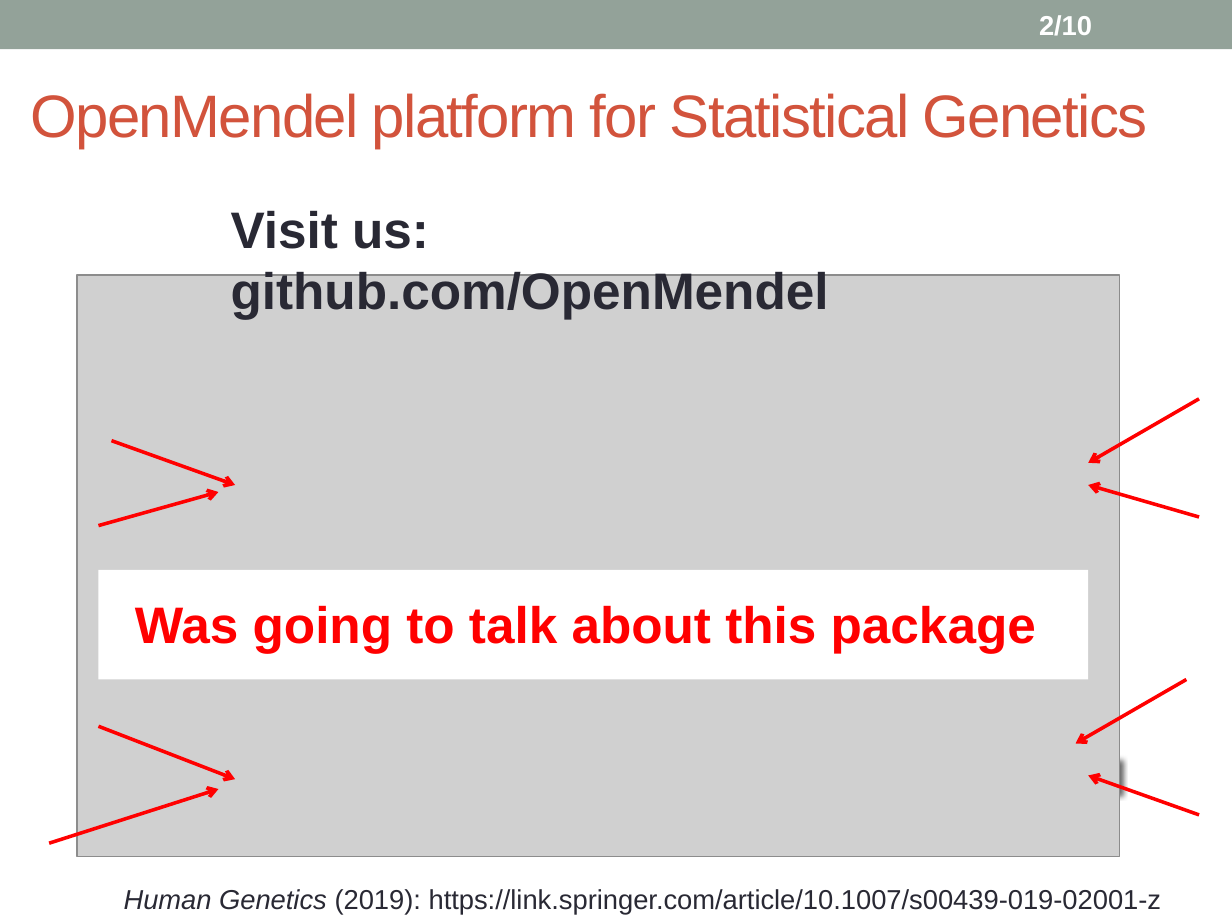
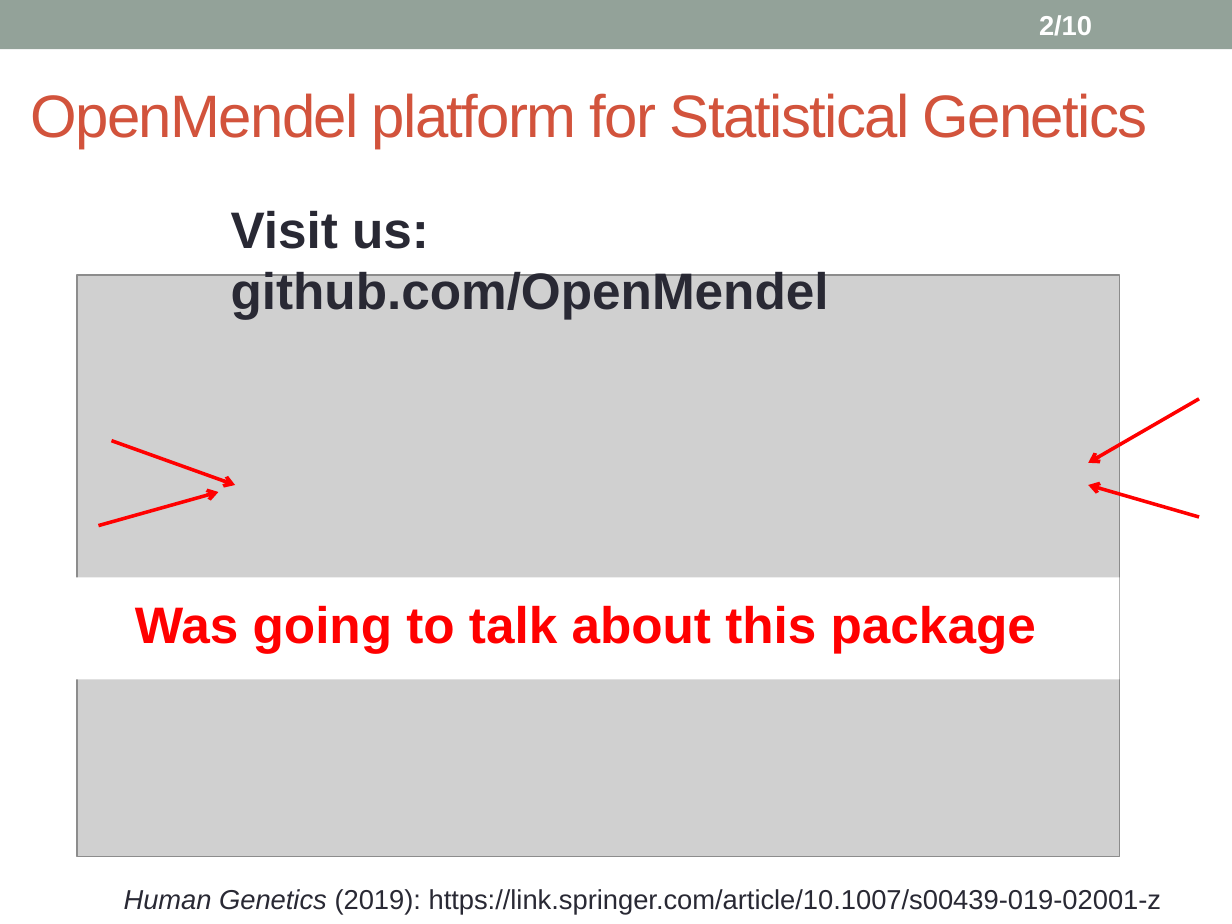
Before and after one commit to biona001/public-talks, a slide deck: slide 2 of QCBio luncheon 2020/Presentation1.pptx. Drawn at 1232x924 pixels with LibreOffice and Linux fonts; fonts in the diff are those of the drawing; grey boxes stand for pictures. Boxes give left, top, right and bottom in pixels: in the first picture for what was removed or moved away, otherwise in the second. Text is boxed around its words. In the diff, an @@ line names an element or a change of style, - is before the commit and + after.

```diff
--- a/QCBio luncheon 2020/Presentation1.pptx
+++ b/QCBio luncheon 2020/Presentation1.pptx
@@ rectangle: place and size @@
-rectangle at bbox=[99, 570, 1088, 680]
+rectangle at bbox=[52, 578, 1120, 680]
@@ arrow removed from (1186, 680) to (1076, 743) @@
@@ arrow removed from (99, 727) to (235, 779) @@
@@ rectangle removed at bbox=[266, 758, 1120, 792] @@
@@ arrow removed from (1199, 814) to (1088, 775) @@
@@ arrow removed from (49, 843) to (218, 788) @@
```
Also in this commit, not shown: 1 other slide changed, 9 slides added, 4 other files.
